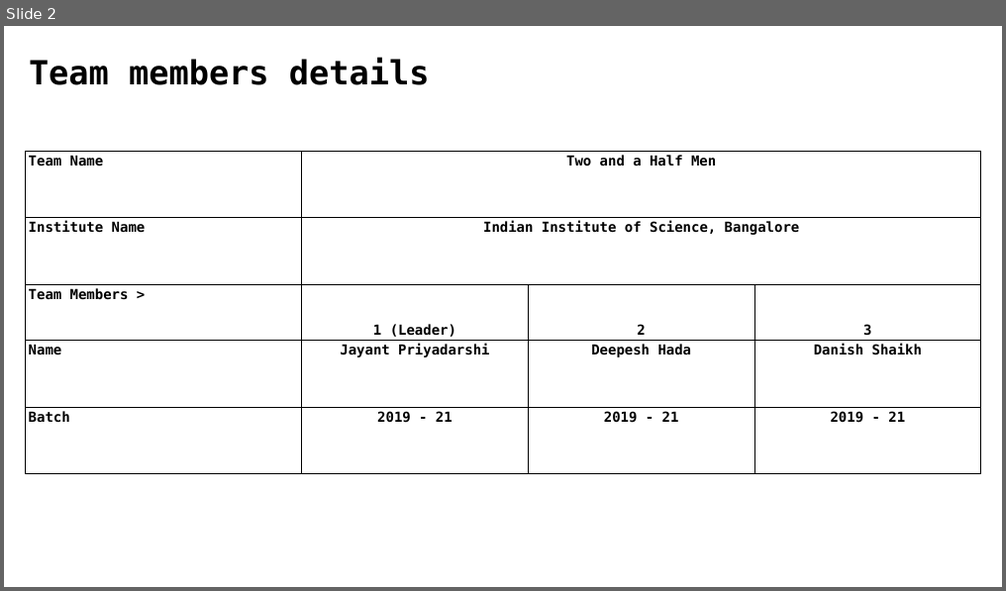
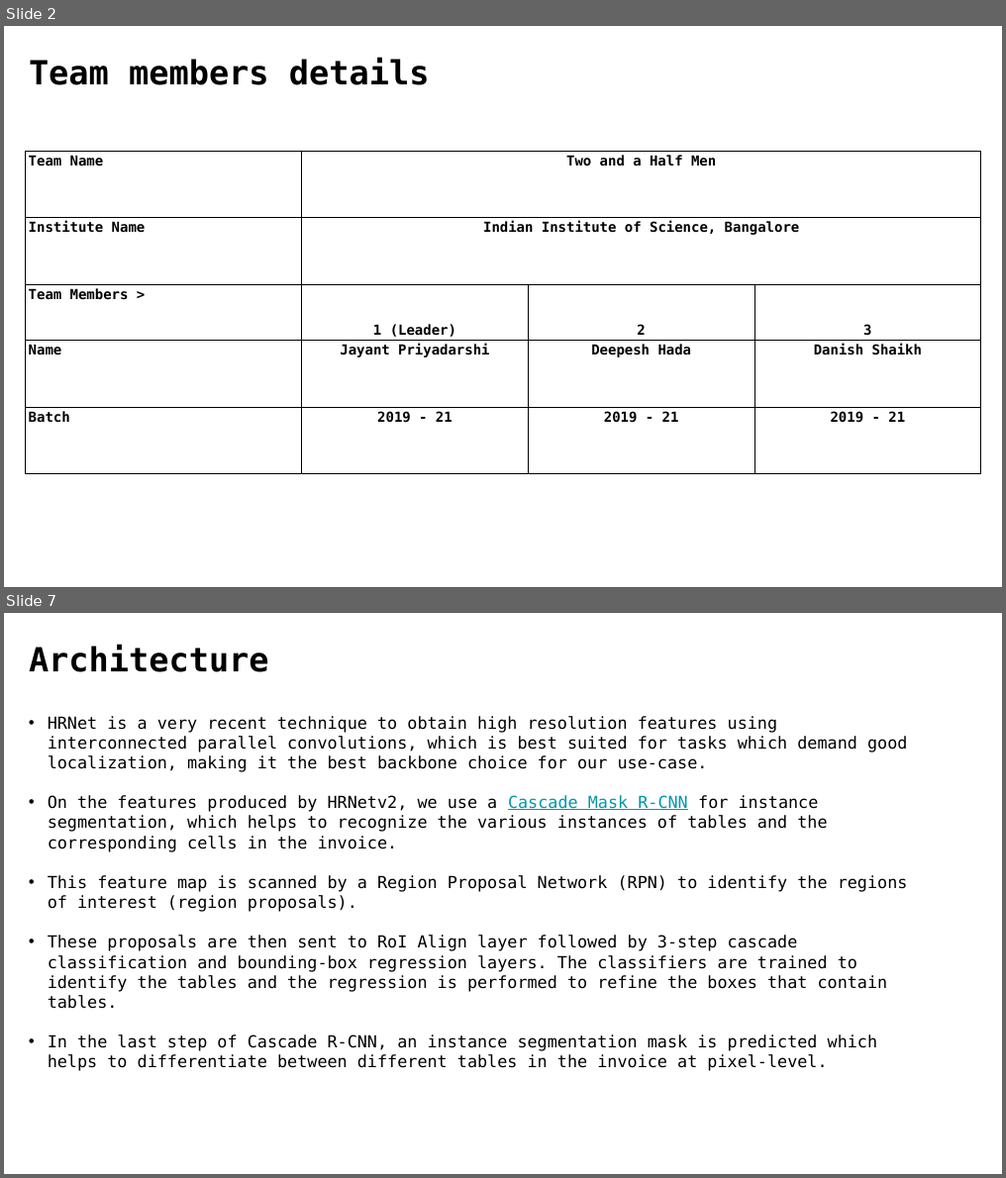
Before and after one commit to deepeshhada/flipkart-grid-table-extraction, a slide deck: Level 2/GRiD_ Electronic Invoicing using Image Processing_TwoAndAHalfMen_IISc.pptx. Shown one above the other, each under a label of ours: slide 2 before the commit, slides 2 and 7 after it; the slides between them are not shown. The pictures are 1006x591 and 1006x1178 pixels, drawn with LibreOffice and Linux fonts; fonts in the diff are those of the drawing; background and template pictures are left out. Boxes give left, top, right and bottom in pixels: in the first picture for what was removed or moved away, otherwise in the second. Text is boxed around its words. In the diff, an @@ line names an element or a change of style, - is before the commit and + after.

```diff
--- a/Level 2/GRiD_ Electronic Invoicing using Image Processing_TwoAndAHalfMen_IISc.pptx
+++ b/Level 2/GRiD_ Electronic Invoicing using Image Processing_TwoAndAHalfMen_IISc.pptx
@@ slide 7 added at (4, 613, 1002, 1174), background picture (left out) @@
@@ text added at (29, 644, 269, 672), 24 pt, text #000000, bold @@
+Architecture
@@ text added at (48, 716, 908, 1071), 12 pt, text #000000 @@
+• HRNet is a very recent technique to obtain high resolution features using interconnected parallel convolutions, which is best suited for tasks which demand good localization, making it the best backbone choice for our use-case.
+• On the features produced by HRNetv2, we use a Cascade Mask R-CNN for instance segmentation, which helps to recognize the various instances of tables and the corresponding cells in the invoice.
+• This feature map is scanned by a Region Proposal Network (RPN) to identify the regions of interest (region proposals).
+• These proposals are then sent to RoI Align layer followed by 3-step cascade classification and bounding-box regression layers. The classifiers are trained to identify the tables and the regression is performed to refine the boxes that contain tables.
+• In the last step of Cascade R-CNN, an instance segmentation mask is predicted which helps to differentiate between different tables in the invoice at pixel-level.
```
Also in this commit, not shown: 5 slides changed, 4 other slides added, 5 slides removed, 3 other files.
